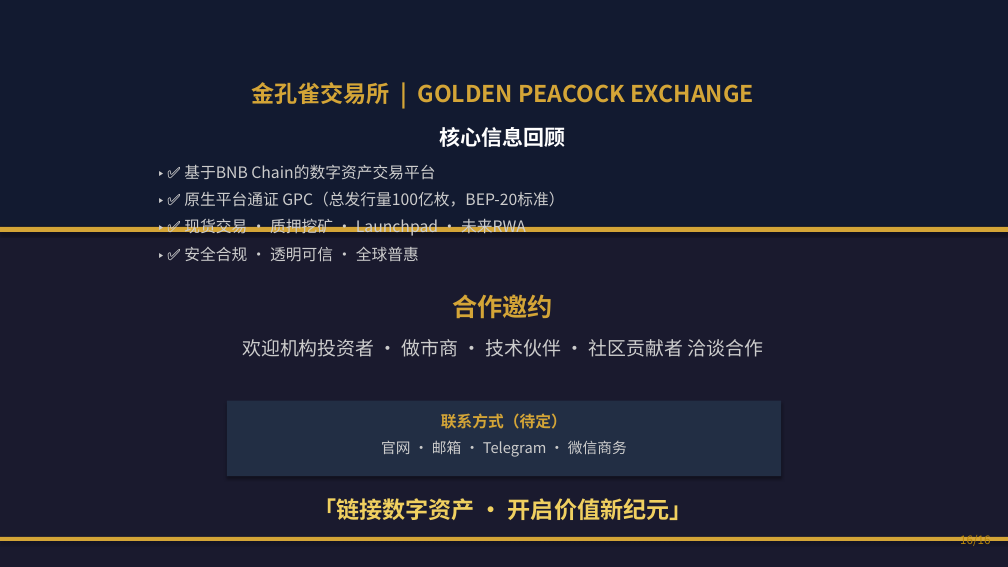
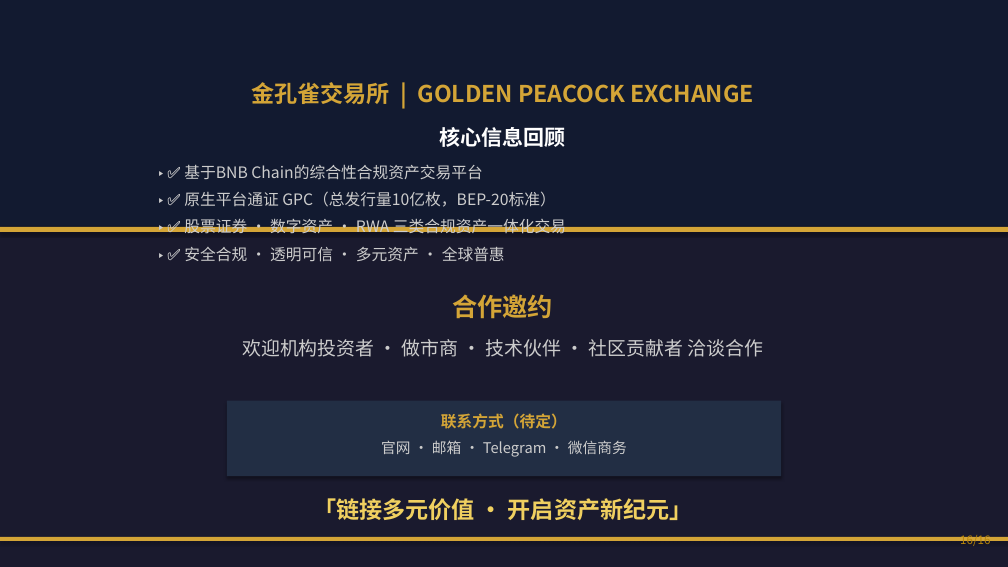
Before and after one commit to 7-Benson/golden-peacock-exchange, a slide deck: slide 16 of projects/金孔雀交易所PPT/金孔雀交易所_Golden_Peacock_Exchange.pptx. Drawn at 1008x567 pixels with LibreOffice and Linux fonts; fonts in the diff are those of the drawing. Boxes give left, top, right and bottom in pixels: in the first picture for what was removed or moved away, otherwise in the second. Text is boxed around its words. In the diff, an @@ line names an element or a change of style, - is before the commit and + after.

Commit message:
feat: 金孔雀交易所PPT v1.1 定位调整为综合性合规资产交易平台
- 定位从数字资产交易平台 → 多种合规复合型资产的综合性交易平台
- GPC总量从100亿调整为10亿
- 新增股票证券资产交易模块
- 创世节点及合伙人锁仓调整为36个月
- 交易所手续费月结
- 全部页面更新平台定位描述

```diff
--- a/projects/金孔雀交易所PPT/金孔雀交易所_Golden_Peacock_Exchange.pptx
+++ b/projects/金孔雀交易所PPT/金孔雀交易所_Golden_Peacock_Exchange.pptx
@@ text at box(184, 165, 566, 262): text changed @@
-▸ ✅ 基于BNB Chain的数字资产交易平台
-▸ ✅ 原生平台通证 GPC（总发行量100亿枚，BEP-20标准）
-▸ ✅ 现货交易 · 质押挖矿 · Launchpad · 未来RWA
-▸ ✅ 安全合规 · 透明可信 · 全球普惠
+▸ ✅ 基于BNB Chain的综合性合规资产交易平台
+▸ ✅ 原生平台通证 GPC（总发行量10亿枚，BEP-20标准）
+▸ ✅ 股票证券 · 数字资产 · RWA 三类合规资产一体化交易
+▸ ✅ 安全合规 · 透明可信 · 多元资产 · 全球普惠
@@ text at box(313, 498, 692, 520): text changed @@
-「链接数字资产 · 开启价值新纪元」
+「链接多元价值 · 开启资产新纪元」
```
Also in this commit, not shown: 13 other slides changed, 1 slide added, 1 slide removed, 2 other files.
